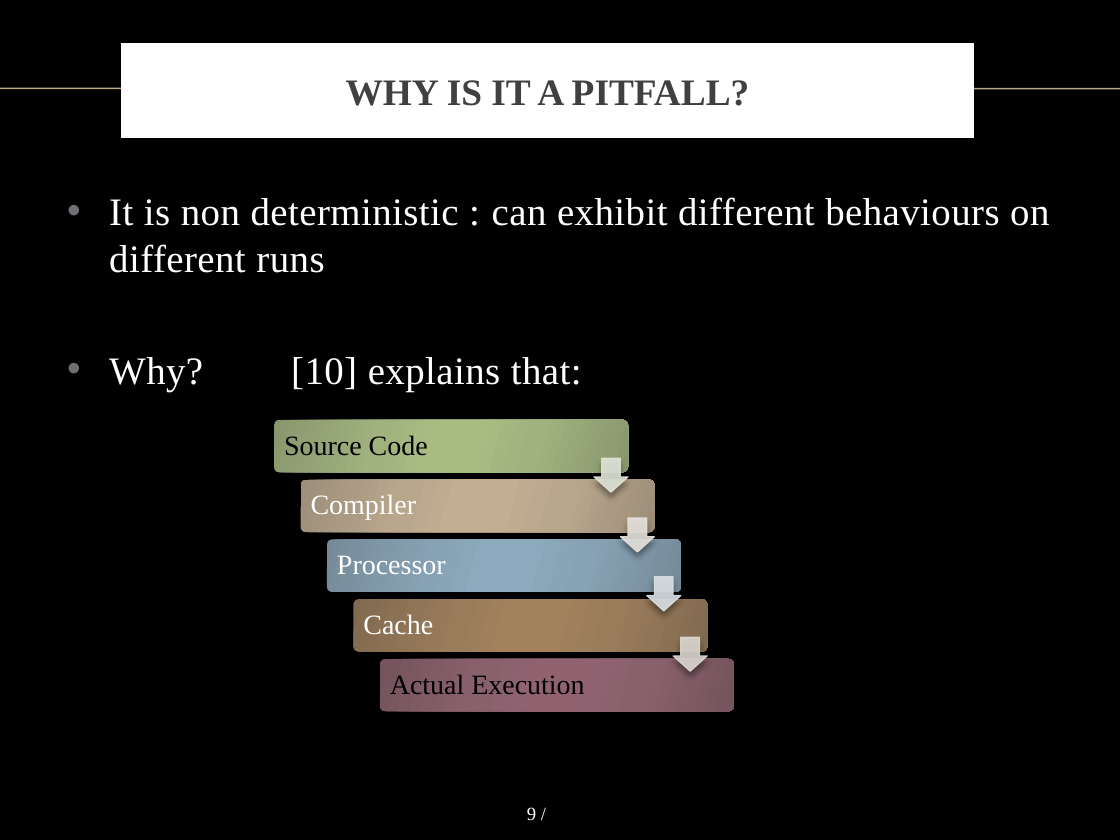
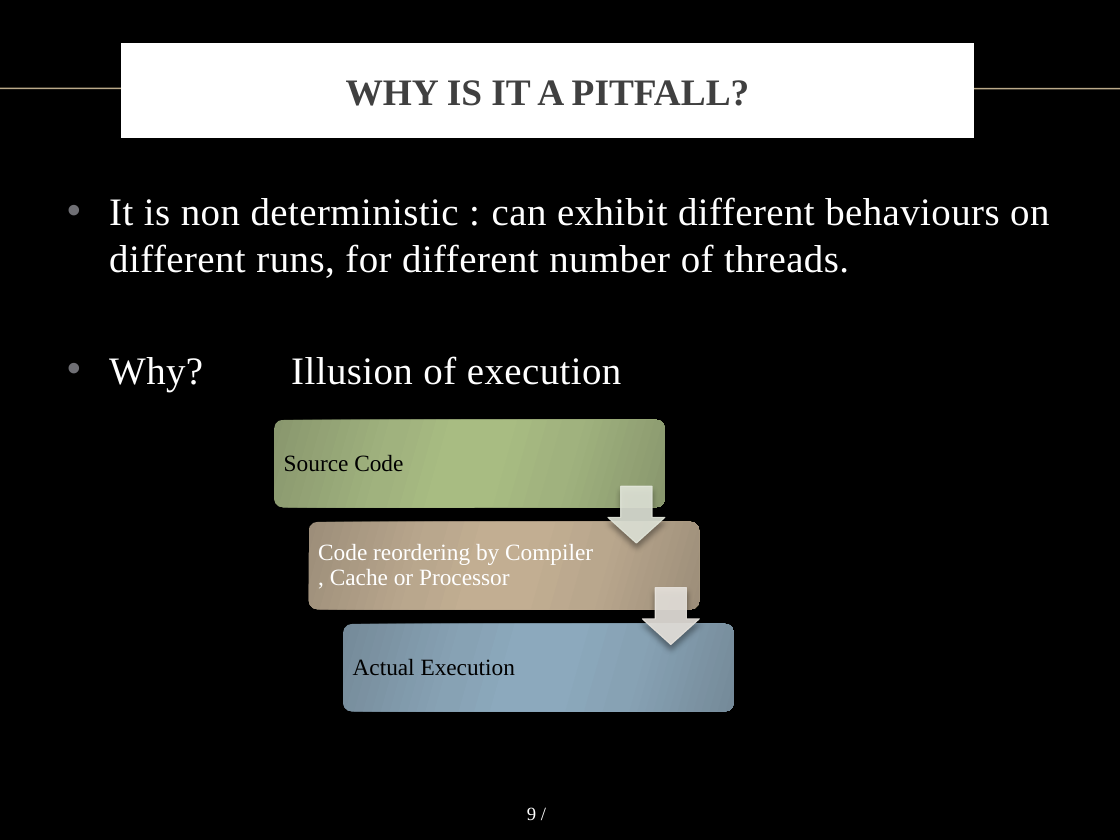
Before and after one commit to vong-srey/Paravantage, a slide deck: slide 9 of Presentation.pptx. Drawn at 1120x840 pixels with LibreOffice and Linux fonts; fonts in the diff are those of the drawing; background and template pictures are left out. Boxes give left, top, right and bottom in pixels: in the first picture for what was removed or moved away, otherwise in the second. Text is boxed around its words. In the diff, an @@ line names an element or a change of style, - is before the commit and + after.

Commit message:
Updated Presentation
Slides 1-9 updated, please check for your previous changes.

```diff
--- a/Presentation.pptx
+++ b/Presentation.pptx
@@ text at bbox=[109, 197, 1049, 391]: text changed @@
-• It is non deterministic : can exhibit different behaviours on different runs
-• Why? [10] explains that:
+• It is non deterministic : can exhibit different behaviours on different runs, for different number of threads.
+• Why? Illusion of execution
@@ rounded rectangle: place and size @@
-rounded rectangle at bbox=[274, 420, 628, 473]
+rounded rectangle at bbox=[274, 420, 665, 507]
@@ text "Source Code" at bbox=[284, 455, 403, 471]: size 18 to 15 pt; less space between paragraphs @@
@@ down arrow: place and size @@
-down arrow at bbox=[594, 458, 627, 492]
+down arrow at bbox=[608, 486, 665, 543]
@@ rounded rectangle: place and size @@
-rounded rectangle at bbox=[300, 479, 654, 532]
+rounded rectangle at bbox=[309, 522, 700, 609]
@@ text at bbox=[318, 544, 593, 585]: text changed; size 18 to 15 pt @@
-Processor
+Code reordering by Compiler , Cache or Processor
@@ down arrow: place and size @@
-down arrow at bbox=[620, 517, 654, 551]
+down arrow at bbox=[643, 588, 700, 645]
@@ rounded rectangle: place and size @@
-rounded rectangle at bbox=[327, 540, 681, 592]
+rounded rectangle at bbox=[343, 624, 734, 711]
@@ text "Actual Execution" at bbox=[353, 659, 515, 675]: size 18 to 15 pt; less space between paragraphs @@
@@ text "Actual Execution": place and size @@
-text "Actual Execution" at bbox=[390, 674, 584, 694]
+text "Actual Execution" at bbox=[353, 659, 515, 675]
@@ group removed at bbox=[311, 494, 734, 711]: 2 texts, 2 rounded rectangles, 2 down arrows @@
-Compiler
-Cache
```
Also in this commit, not shown: 9 other slides changed.
